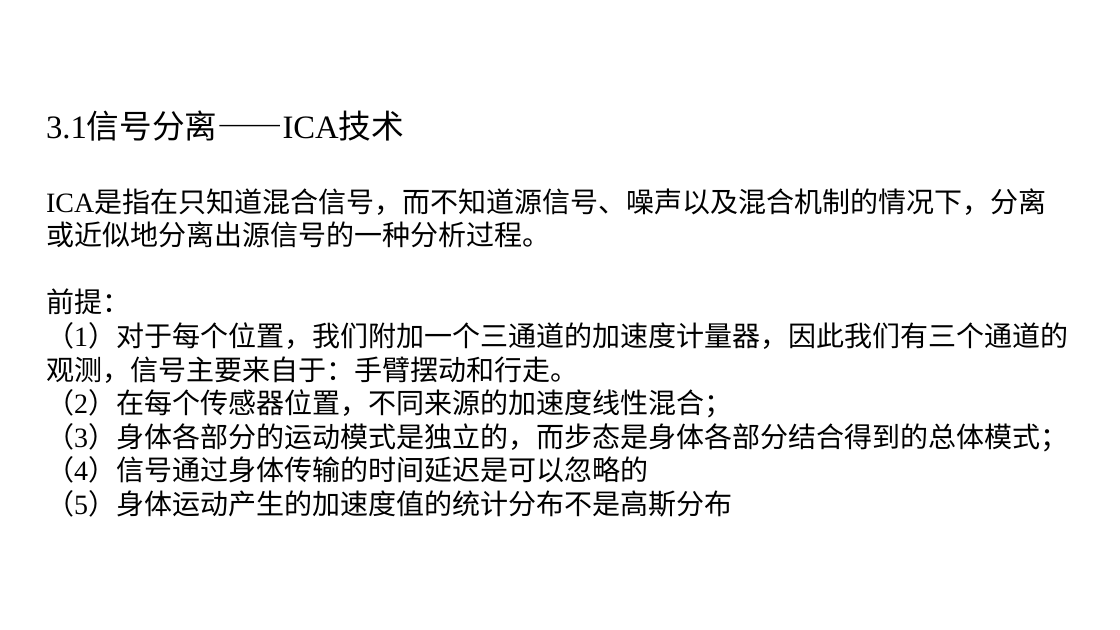
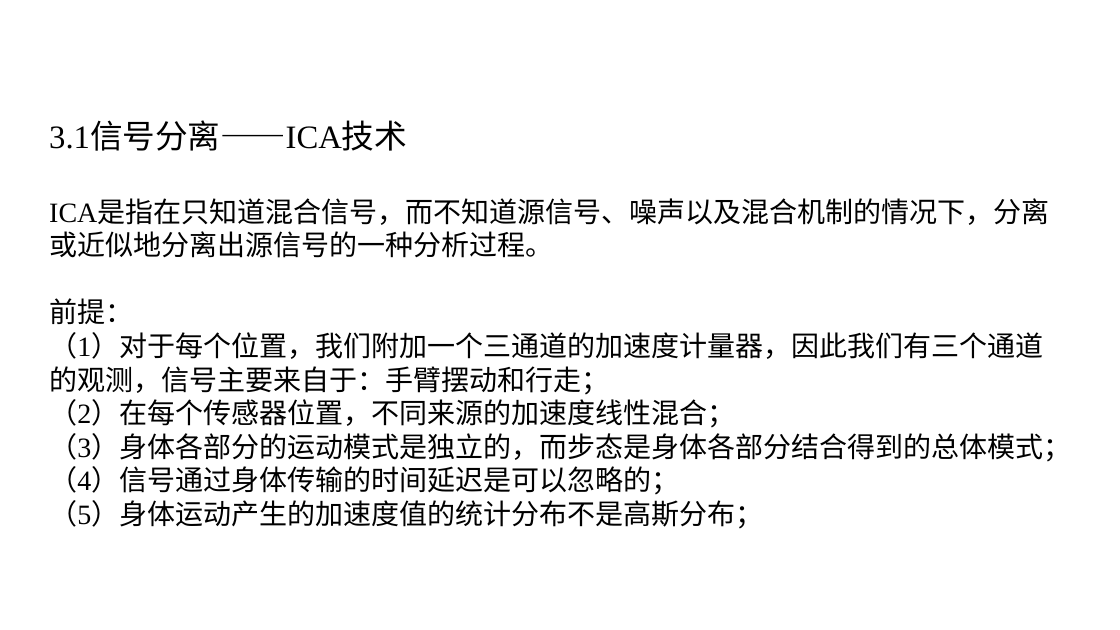
Before and after one commit to tangerinethm/Paper_Repository, a slide deck: slide 9 of 传感器作业/汇报.pptx. Drawn at 1120x630 pixels with LibreOffice and Linux fonts; fonts in the diff are those of the drawing; background and template pictures are left out. Boxes give left, top, right and bottom in pixels: in the first picture for what was removed or moved away, otherwise in the second. Text is boxed around its words. In the diff, an @@ line names an element or a change of style, - is before the commit and + after.

```diff
--- a/传感器作业/汇报.pptx
+++ b/传感器作业/汇报.pptx
@@ text "3.1信号分离——ICA技术": place and size @@
-text "3.1信号分离——ICA技术" at [46,112,1068,517]
+text "3.1信号分离——ICA技术" at [49,122,1071,529]
@@ text at [49,332,1043,395]: text changed @@
-（1）对于每个位置，我们附加一个三通道的加速度计量器，因此我们有三个通道的观测，信号主要来自于：手臂摆动和行走。
+（1）对于每个位置，我们附加一个三通道的加速度计量器，因此我们有三个通道的观测，信号主要来自于：手臂摆动和行走；
@@ text at [49,466,763,529]: text changed @@
-（4）信号通过身体传输的时间延迟是可以忽略的
-（5）身体运动产生的加速度值的统计分布不是高斯分布
+（4）信号通过身体传输的时间延迟是可以忽略的；
+（5）身体运动产生的加速度值的统计分布不是高斯分布；
```
Also in this commit, not shown: 1 other slide changed, 7 other files.
